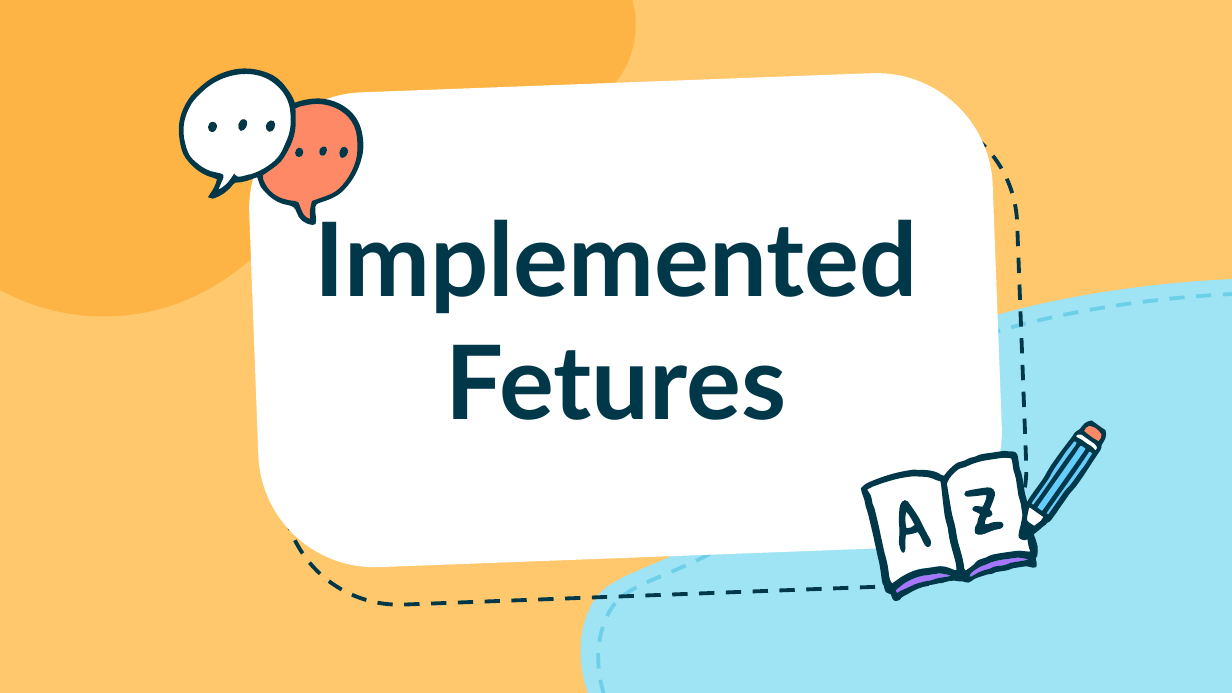
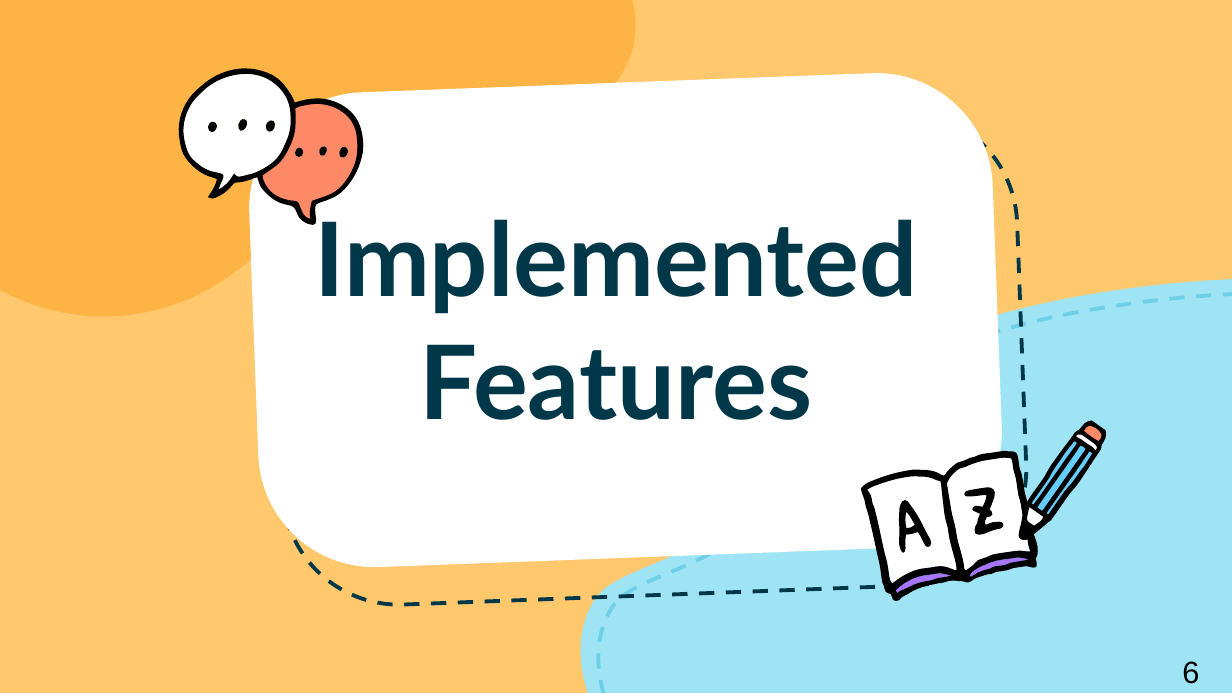
Before and after one commit to gr007-40/Teddit, a slide deck: slide 6 of Final-Project-Presentation.pptx. Drawn at 1232x693 pixels with LibreOffice and Linux fonts; fonts in the diff are those of the drawing. Boxes give left, top, right and bottom in pixels: in the first picture for what was removed or moved away, otherwise in the second. Text is boxed around its words. In the diff, an @@ line names an element or a change of style, - is before the commit and + after.

```diff
--- a/Final-Project-Presentation.pptx
+++ b/Final-Project-Presentation.pptx
@@ fill #003849 to #000000 in 6 elements at bbox=[208, 122, 217, 133], bbox=[339, 147, 347, 159], bbox=[294, 148, 303, 158], bbox=[319, 147, 328, 156], bbox=[238, 118, 248, 131], bbox=[266, 120, 275, 132] @@
@@ title at bbox=[314, 207, 917, 420]: text changed @@
-Implemented Fetures
+Implemented Features
@@ fill #003849 to #000000; outline redrawn in 5 elements at bbox=[861, 451, 1039, 601], bbox=[965, 487, 1004, 535], bbox=[898, 500, 931, 553], bbox=[177, 69, 365, 225], bbox=[1019, 420, 1106, 541] @@
@@ outline redrawn in 11 elements at bbox=[0, 0, 642, 317], bbox=[947, 458, 1031, 572], bbox=[867, 477, 957, 584], bbox=[896, 574, 951, 594], bbox=[970, 558, 1029, 577], bbox=[180, 71, 292, 192], bbox=[262, 102, 360, 221], bbox=[1036, 444, 1088, 513], bbox=[1045, 450, 1094, 516], bbox=[1026, 505, 1046, 527], bbox=[1030, 440, 1079, 506] @@
@@ text added at bbox=[1182, 661, 1199, 684], 18 pt, text #000000 @@
+6
```
Also in this commit, not shown: 21 other slides changed.
